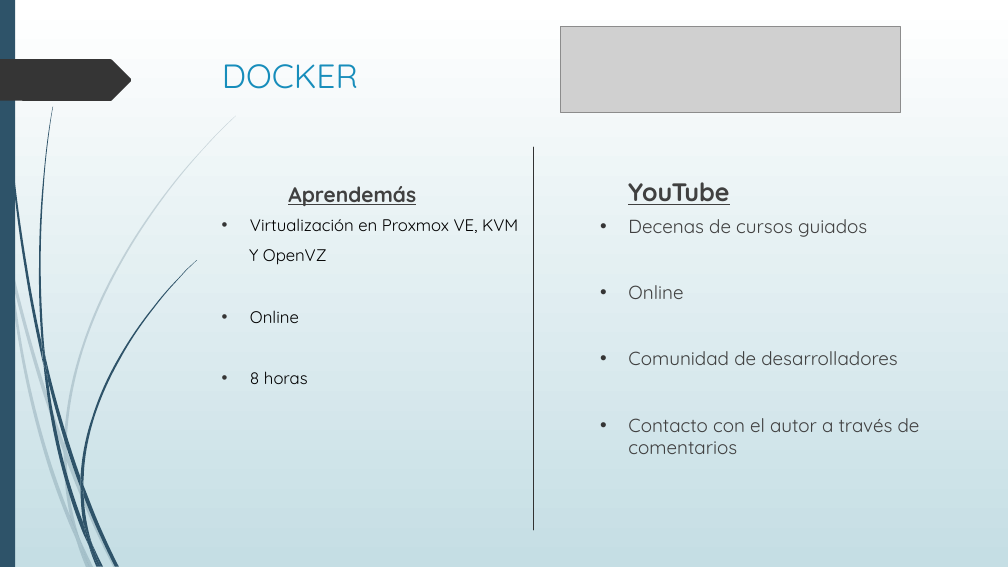
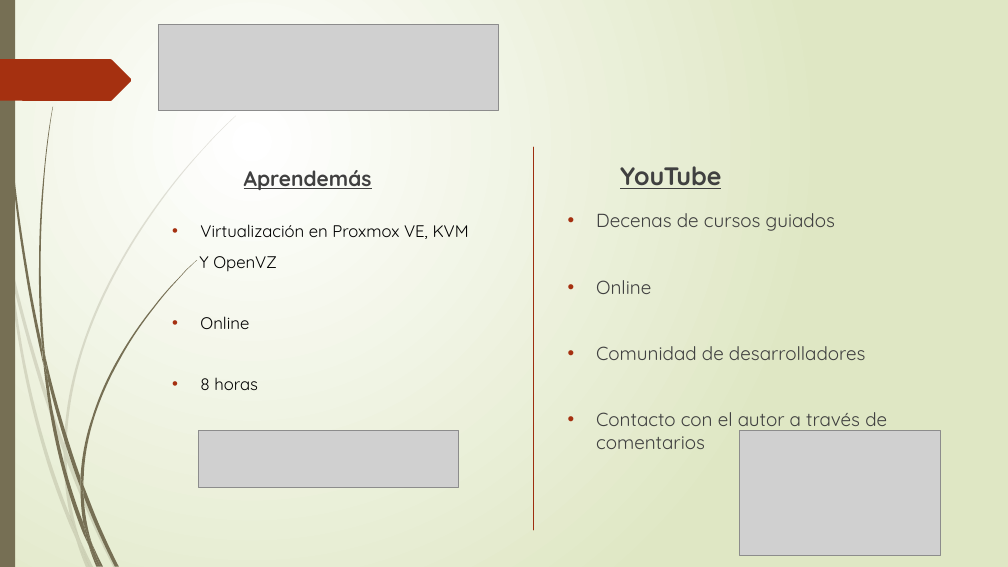
Before and after one commit to DiegoUAH/TG1, a slide deck: slide 13 of TG1-Presentacion.pptx. Drawn at 1008x567 pixels with LibreOffice and Linux fonts; fonts in the diff are those of the drawing; grey boxes stand for pictures. Boxes give left, top, right and bottom in pixels: in the first picture for what was removed or moved away, otherwise in the second. Text is boxed around its words. In the diff, an @@ line names an element or a change of style, - is before the commit and + after.

```diff
--- a/TG1-Presentacion.pptx
+++ b/TG1-Presentacion.pptx
@@ background gradient #FFFFFF to #C5DEE5 to gradient #FFFFFF to #DFE8C4 @@
@@ freeform shape at (2, 0, 43, 364): fill #2E5369 to #766F54; outline redrawn @@
@@ picture: place and size @@
-picture at (560, 26, 901, 113)
+picture at (159, 24, 499, 110)
@@ freeform shape at (0, 59, 132, 101): fill #353535 to #A53010 @@
@@ title removed at (222, 64, 358, 89) @@
-DOCKER
@@ fill #2E5369 to #766F54 in 12 elements at (45, 357, 80, 488), (83, 485, 119, 566), (43, 361, 88, 546), (92, 544, 104, 567), (42, 340, 48, 382), (80, 260, 197, 485), (88, 546, 98, 567), (80, 488, 91, 544), (80, 477, 83, 496), (83, 523, 101, 566), (0, 0, 15, 567), (39, 107, 53, 357) @@
@@ text "Aprendemás": place and size @@
-text "Aprendemás" at (288, 186, 416, 206)
+text "Aprendemás" at (244, 170, 372, 190)
@@ line (533, 147) - (533, 530): stroke #333333 0.75 pt to #9E2E0F 0.75 pt @@
@@ text "YouTube": place and size @@
-text "YouTube" at (628, 182, 729, 205)
+text "YouTube" at (620, 166, 721, 189)
@@ text "Decenas de cursos guiados": place and size @@
-text "Decenas de cursos guiados" at (628, 219, 920, 454)
+text "Decenas de cursos guiados" at (596, 213, 887, 449)
@@ text "Decenas de cursos guiados" at (596, 213, 887, 449): bullet colour #353535 to #A53010 @@
@@ text "Virtualización en Proxmox VE, KVM": place and size @@
-text "Virtualización en Proxmox VE, KVM" at (249, 218, 518, 384)
+text "Virtualización en Proxmox VE, KVM" at (199, 224, 469, 390)
@@ text at (200, 224, 469, 390): bullet colour #353535 to #A53010 @@
@@ picture added at (198, 430, 459, 488) @@
@@ picture added at (740, 430, 941, 555) @@
@@ fill #2E5369 at 20% opacity to #766F54 at 20% opacity in 10 elements at (0, 213, 8, 265), (11, 261, 64, 453), (67, 451, 117, 567), (79, 538, 94, 567), (8, 265, 76, 540), (64, 453, 79, 538), (64, 116, 236, 451), (76, 540, 90, 567), (64, 443, 67, 461), (70, 516, 90, 567) @@
```
Also in this commit, not shown: 17 other slides changed, 4 slides added, 1 slide removed.
